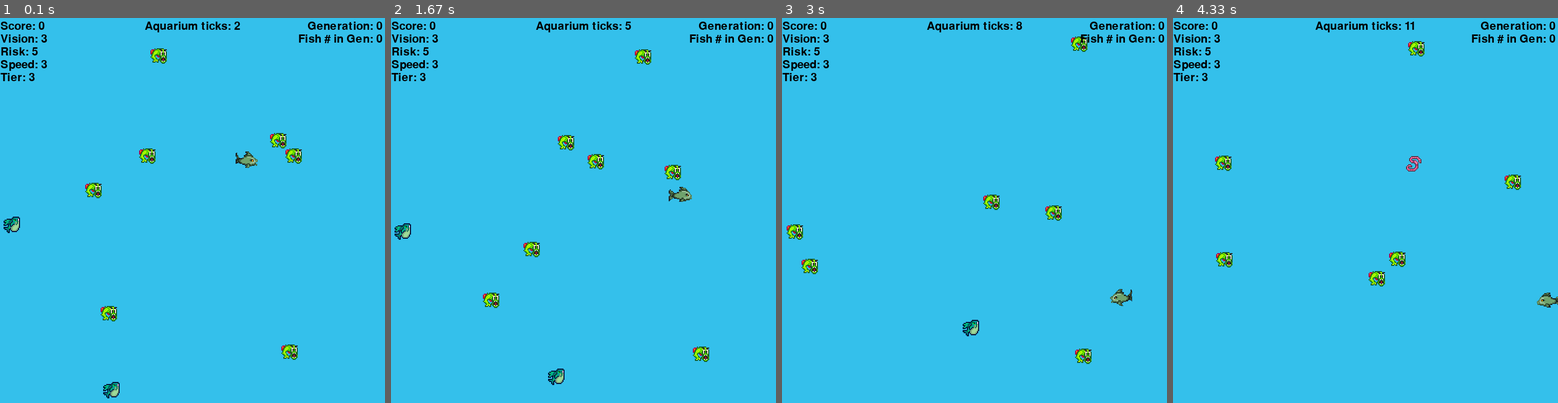
Above: before the commit, frames 1-4 (left to right).
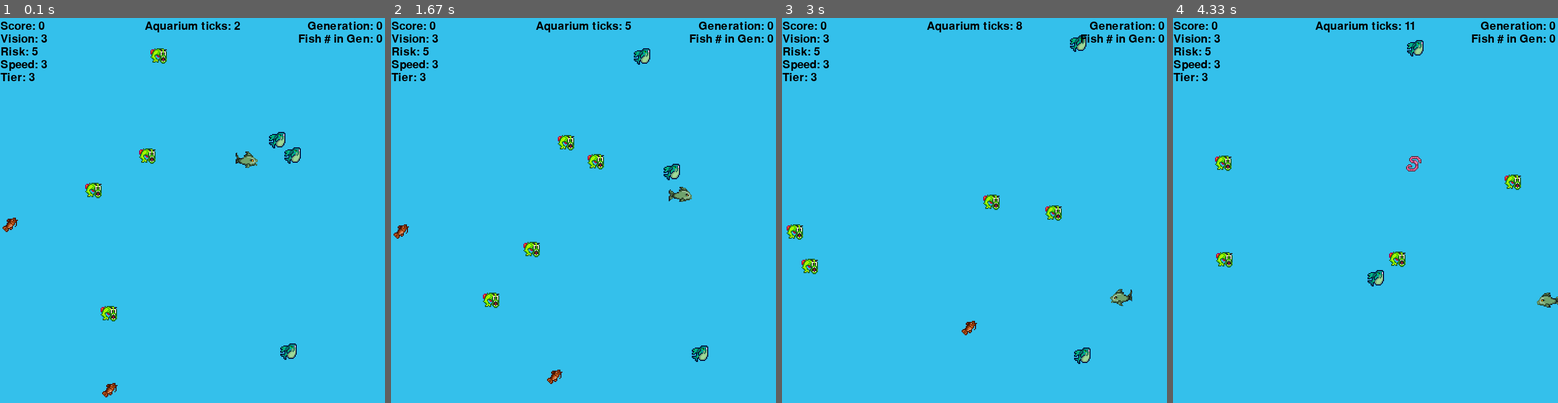
Above: after the commit, the same moments.

Repository: bwood3/B351_FinalProject
Game: pygame game, started from main.py
Two runs of this game, one before a commit and one after it. Both use one fixed random seed, a clock stepped at 60 frames per second and the inputs below.
Inputs:
- Up to frame 1 (0.1 s): no input
- Up to frame 2 (1.67 s): no input
- Up to frame 3 (3 s): no input
- Up to frame 4 (4.33 s): no input

The runs differ from the first frame. In frame 1, 0.8% of the frame differs, in the area x 0-79%, y 29-99%; in frame 2, 0.8%; in frame 3, 0.5%; in frame 4, 0.3%.

Commit message:
pyGame tier find bug fix

Diff:
--- a/PyAquarium/PyView.py
+++ b/PyAquarium/PyView.py
@@ -202,9 +202,9 @@
                 # print(aquarium)
 
     #get tier so we know how to blit other fish
-    def getTraininingTier(self, trainingF):
-        if (not self.trainingTierCaptured):
-            self.trainingTierCaptured = trainingF.initTier
+    def getTraininingTier(self, fish):
+        if (fish.fishType == "training" and not self.trainingTierCaptured):
+            self.trainingTierCaptured = fish.initTier
 
     #todo this logic will need to be updated with new code
     def displayMain(self):
